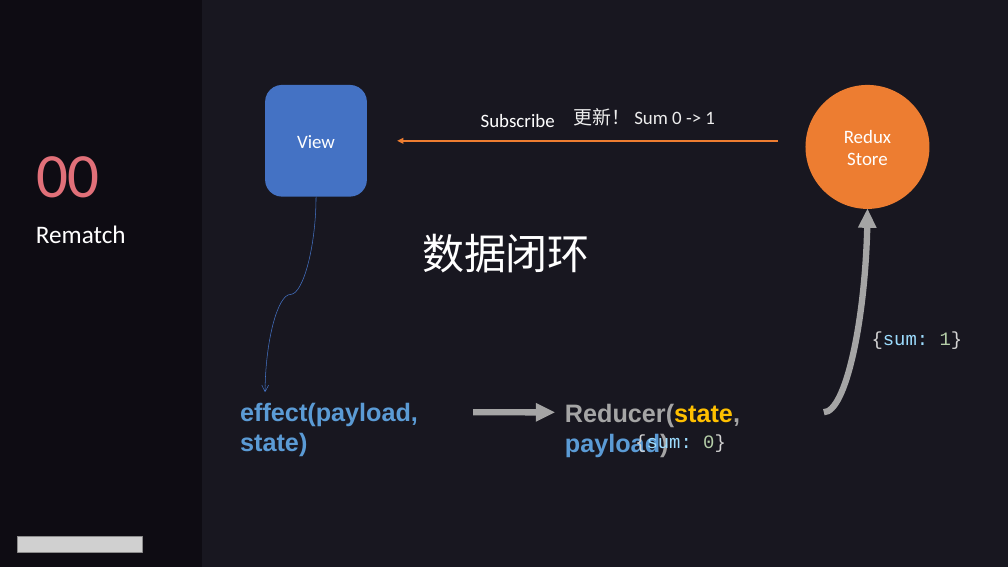
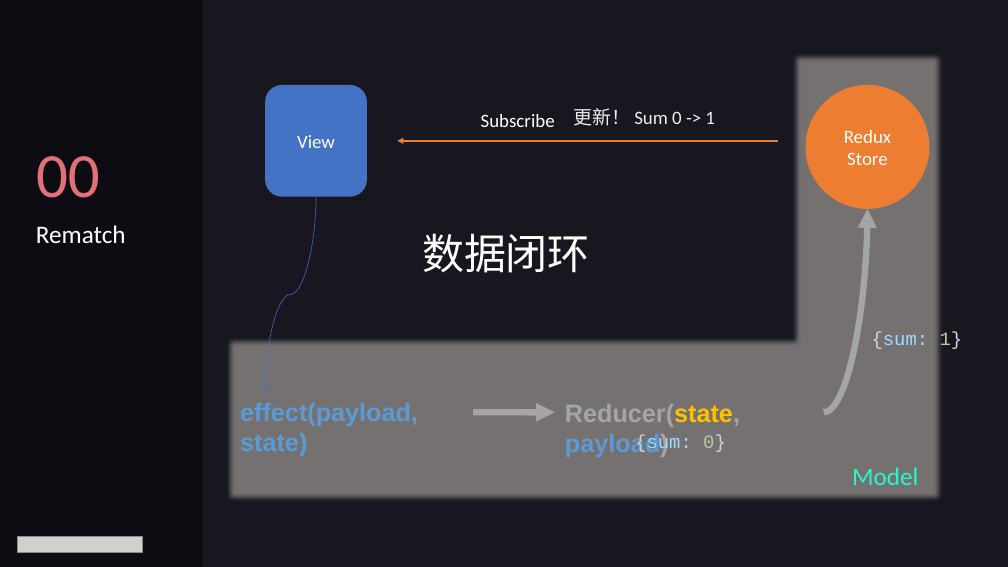
Before and after one commit to luqiuyuan/reactjs_course, a slide deck: slide 4 of lectures/lecture05.pptx. Drawn at 1008x567 pixels with LibreOffice and Linux fonts; fonts in the diff are those of the drawing; grey boxes stand for pictures. Boxes give left, top, right and bottom in pixels: in the first picture for what was removed or moved away, otherwise in the second. Text is boxed around its words. In the diff, an @@ line names an element or a change of style, - is before the commit and + after.

Commit message:
Update ppt

```diff
--- a/lectures/lecture05.pptx
+++ b/lectures/lecture05.pptx
@@ corner added at box(227, 54, 943, 501), fill #767171, outline #325491 1 pt @@
@@ text added at box(852, 467, 918, 485), 24 pt, text #24F9CB @@
+Model
```
